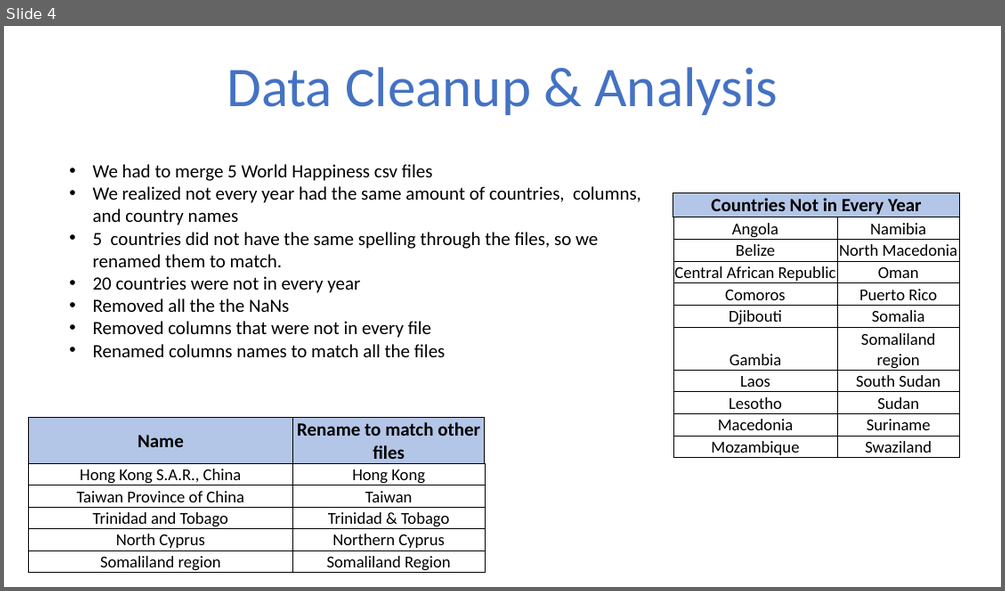
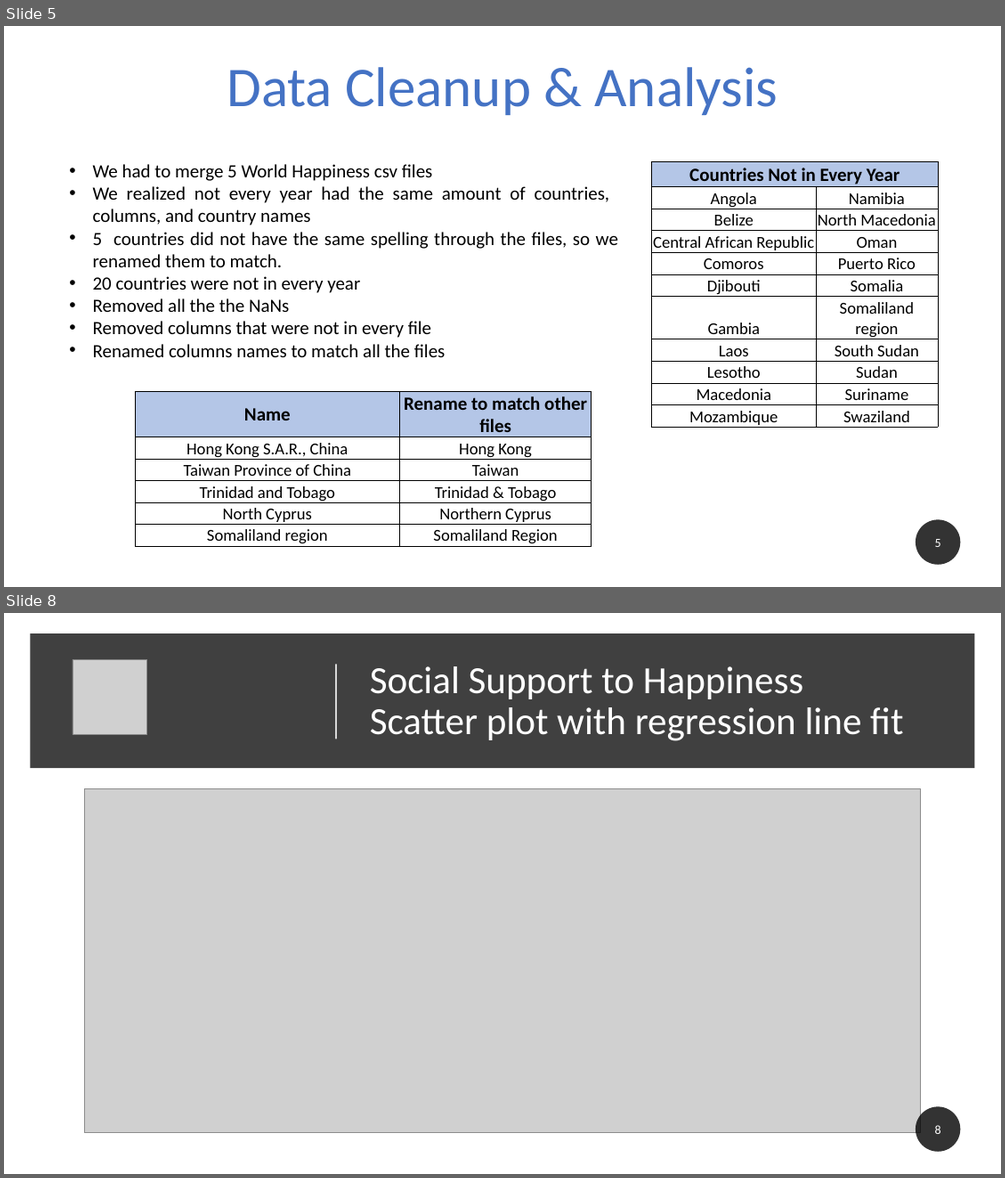
Before and after one commit to jcook25/project-one, a slide deck: World Happiness Report .pptx. Shown one above the other, each under a label of ours: slide 4 before the commit, slides 5 and 8 after it; the slides between them are not shown. The pictures are 1005x591 and 1005x1178 pixels, drawn with LibreOffice and Linux fonts; fonts in the diff are those of the drawing; grey boxes stand for pictures. Boxes give left, top, right and bottom in pixels: in the first picture for what was removed or moved away, otherwise in the second. Text is boxed around its words. In the diff, an @@ line names an element or a change of style, - is before the commit and + after.

```diff
--- a/World Happiness Report .pptx
+++ b/World Happiness Report .pptx
@@ slide 8 added at bbox=[4, 613, 1001, 1174], background #FFFFFF @@
@@ rectangle added at bbox=[30, 634, 975, 769], fill #404040 @@
@@ picture added at bbox=[73, 659, 147, 734] @@
@@ line added from (336, 738) to (336, 664), #FFFFFF 1.5 pt @@
@@ title added at bbox=[370, 666, 903, 741], 37 pt, text #FFFFFF @@
+Social Support to Happiness
+Scatter plot with regression line fit
@@ picture added at bbox=[84, 788, 921, 1133] @@
@@ page number added at bbox=[915, 1107, 961, 1151], fill #000000 at 80% opacity, 12 pt, text #FFFFFF @@
+8
@@ what was slide 4 is now slide 5 @@
@@ slide 5 changed as well @@
@@ text "We had to merge 5 ..." at bbox=[93, 164, 618, 357]: alignment left to justified @@
@@ table: place and size @@
-table at bbox=[673, 192, 959, 461]
+table at bbox=[652, 162, 938, 428]
@@ table: place and size @@
-table at bbox=[28, 418, 484, 576]
+table at bbox=[135, 391, 591, 548]
@@ page number added at bbox=[915, 520, 961, 564], fill #000000 at 80% opacity, 12 pt, text #FFFFFF @@
+5
```
Also in this commit, not shown: 3 other slides changed, 9 other slides added, 5 slides removed.
